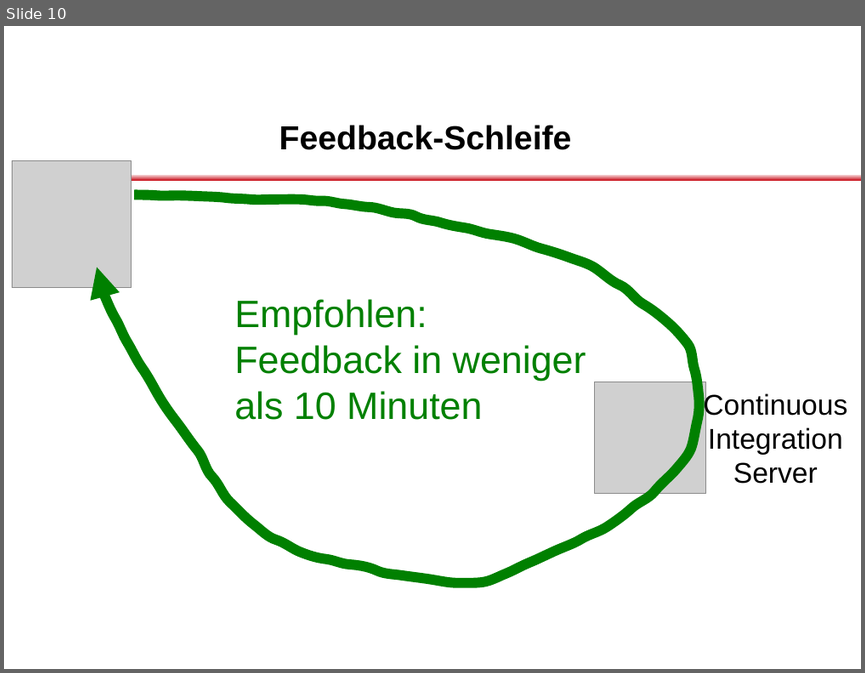
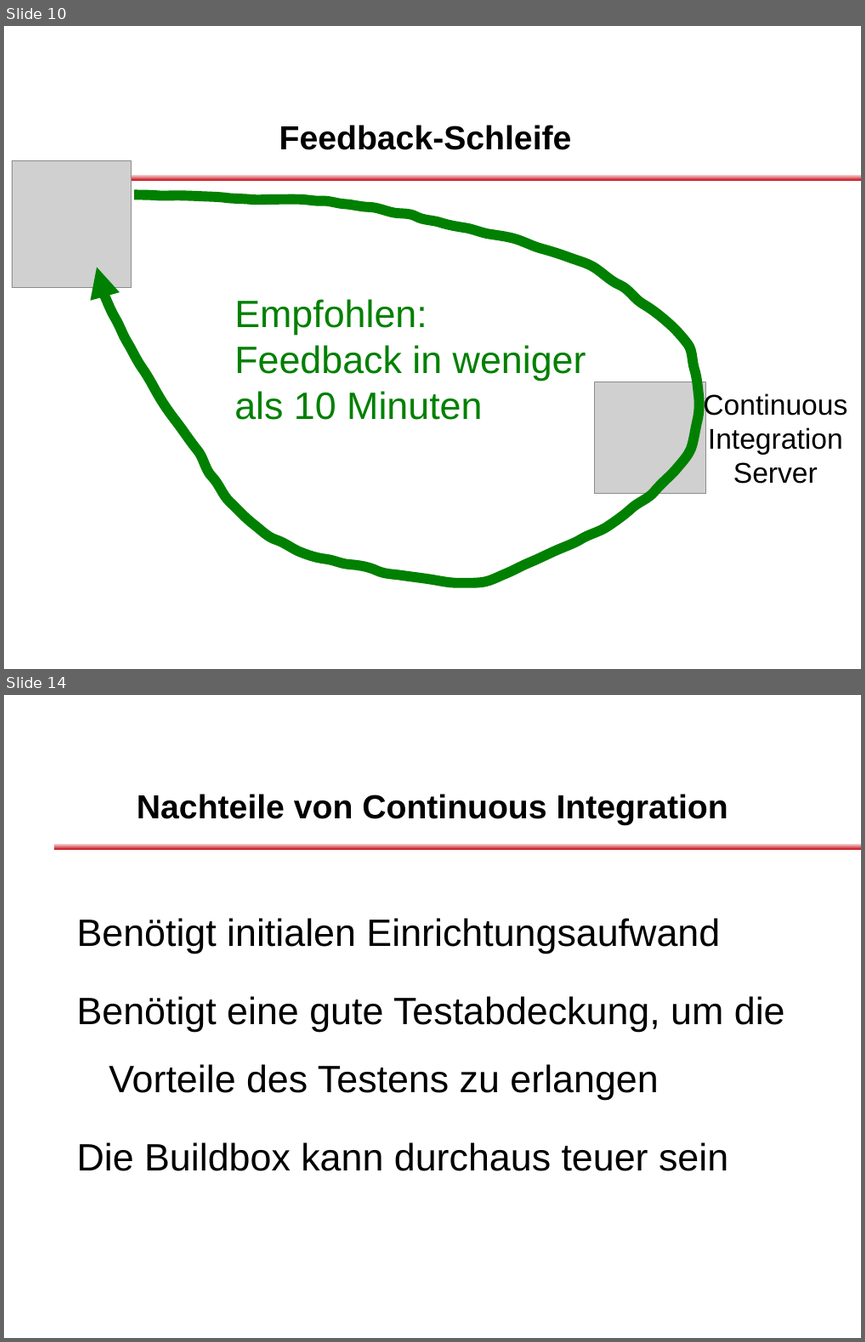
Before and after one commit to dlindner/vorlesung-se2-dhbw, a slide deck: added_2012/Continuous Integration.odp. Shown one above the other, each under a label of ours: slide 10 before the commit, slides 10 and 14 after it; the slides between them are not shown. The pictures are 865x673 and 865x1342 pixels, drawn with LibreOffice and Linux fonts; fonts in the diff are those of the drawing; grey boxes stand for pictures; background and template pictures are left out. Boxes give left, top, right and bottom in pixels: in the first picture for what was removed or moved away, otherwise in the second. Text is boxed around its words. In the diff, an @@ line names an element or a change of style, - is before the commit and + after.

Commit message:
Vorlesungseinheit für Continuous Integration als Release Candidate

```diff
--- a/added_2012/Continuous Integration.odp
+++ b/added_2012/Continuous Integration.odp
@@ slide 14 added at [4,695,861,1338], background #FFFFFF; not listed: 2 template elements that a slide beside it also shows @@
@@ title added at [137,794,728,825], 28 pt, text #000000, bold @@
+Nachteile von Continuous Integration
@@ text added at [77,918,785,1171], 32 pt, text #000000 @@
+Benötigt initialen Einrichtungsaufwand
+Benötigt eine gute Testabdeckung, um die Vorteile des Testens zu erlangen
+Die Buildbox kann durchaus teuer sein
```
Also in this commit, not shown: 2 slides changed, 8 other slides added, 8 slides removed.
